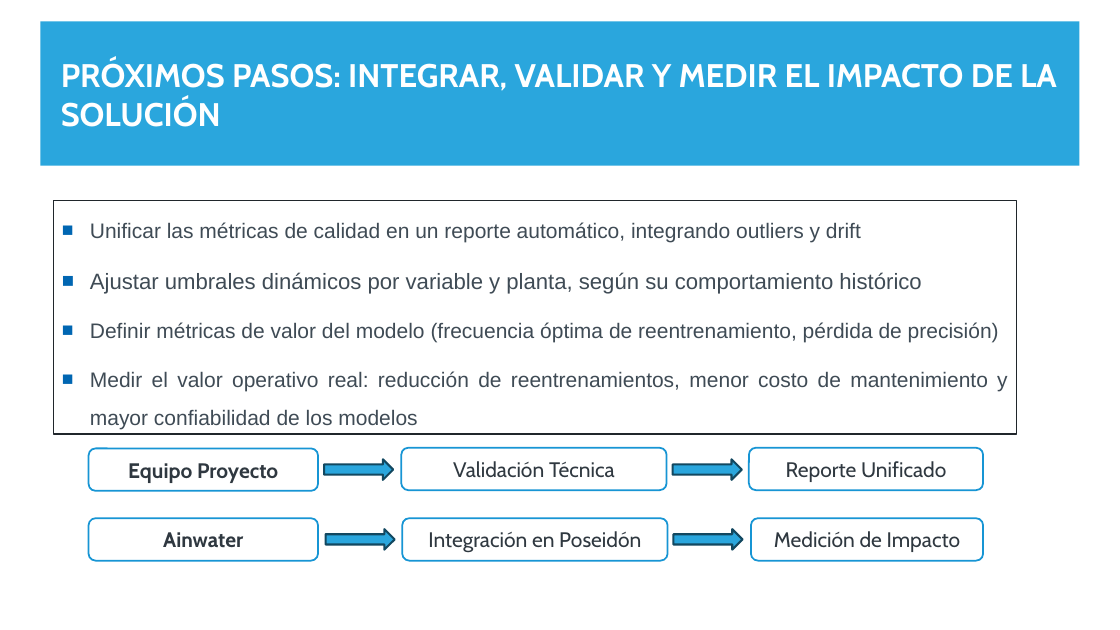
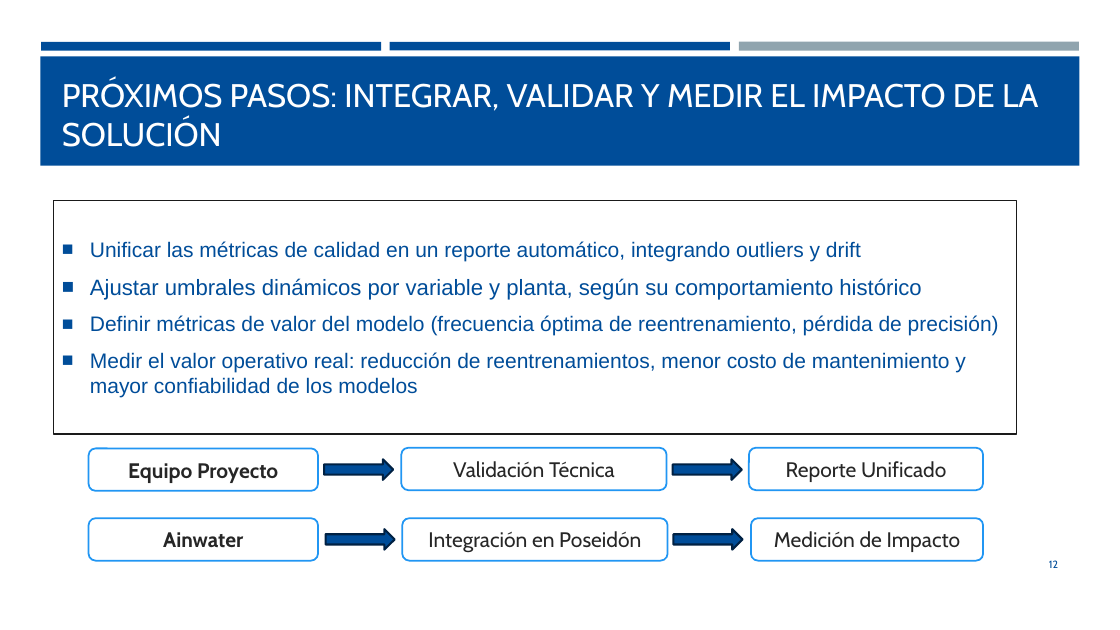
Before and after one commit to fchiapped/Proyecto-Grado, a slide deck: slide 12 of Entregas/UC/Entrega 3/Entrega 3.pptx. Drawn at 1120x630 pixels with LibreOffice and Linux fonts; fonts in the diff are those of the drawing. Boxes give left, top, right and bottom in pixels: in the first picture for what was removed or moved away, otherwise in the second. Text is boxed around its words. In the diff, an @@ line names an element or a change of style, - is before the commit and + after.

```diff
--- a/Entregas/UC/Entrega 3/Entrega 3.pptx
+++ b/Entregas/UC/Entrega 3/Entrega 3.pptx
@@ rectangle at bbox=[40, 56, 1080, 166]: fill #2AA6DD to #004D99 @@
@@ rectangle: place and size @@
-rectangle at bbox=[40, 21, 1080, 166]
+rectangle at bbox=[40, 56, 1080, 166]
@@ rectangle at bbox=[41, 42, 381, 50]: fill #2AA6DD to #004D99 @@
@@ rectangle added at bbox=[390, 42, 730, 50], fill #004D99 @@
@@ rectangle at bbox=[739, 42, 1079, 51]: fill #BFDDEE to #90A4AE @@
@@ title "PRÓXIMOS PASOS: INTEGRAR, VALIDAR Y ...": place and size @@
-title "PRÓXIMOS PASOS: INTEGRAR, VALIDAR Y ..." at bbox=[61, 59, 1057, 127]
+title "PRÓXIMOS PASOS: INTEGRAR, VALIDAR Y ..." at bbox=[62, 80, 1038, 147]
@@ title "PRÓXIMOS PASOS: INTEGRAR, VALIDAR Y ..." at bbox=[62, 80, 1038, 147]: bold off; vertical alignment middle to bottom @@
@@ text "Unificar las métricas de calidad ..." at bbox=[54, 200, 1017, 434]: text colour #3F4B55 to #004D99; alignment justified to left; line spacing 1.5 to 1; bullet colour #0066B2 to #004D99; vertical alignment top to middle; outline #1F252A 1 pt to #1A1A1A 1 pt @@
@@ text colour #2F3840 to #262626; outline #1795D4 1.5 pt to #2196F3 1.5 pt in 6 elements at bbox=[88, 518, 318, 561], bbox=[402, 518, 668, 561], bbox=[751, 518, 983, 561], bbox=[402, 448, 667, 491], bbox=[749, 448, 984, 491], bbox=[88, 449, 318, 492] @@
@@ fill #2AA6DD to #004D99; outline #124961 1.75 pt to #002243 1.75 pt in 4 elements at bbox=[326, 529, 395, 549], bbox=[673, 460, 742, 480], bbox=[674, 529, 743, 549], bbox=[324, 460, 393, 480] @@
@@ page number added at bbox=[1049, 560, 1058, 568], 9 pt, text #004D99 @@
+12
```
Also in this commit, not shown: 12 other slides changed, 23 other files.
